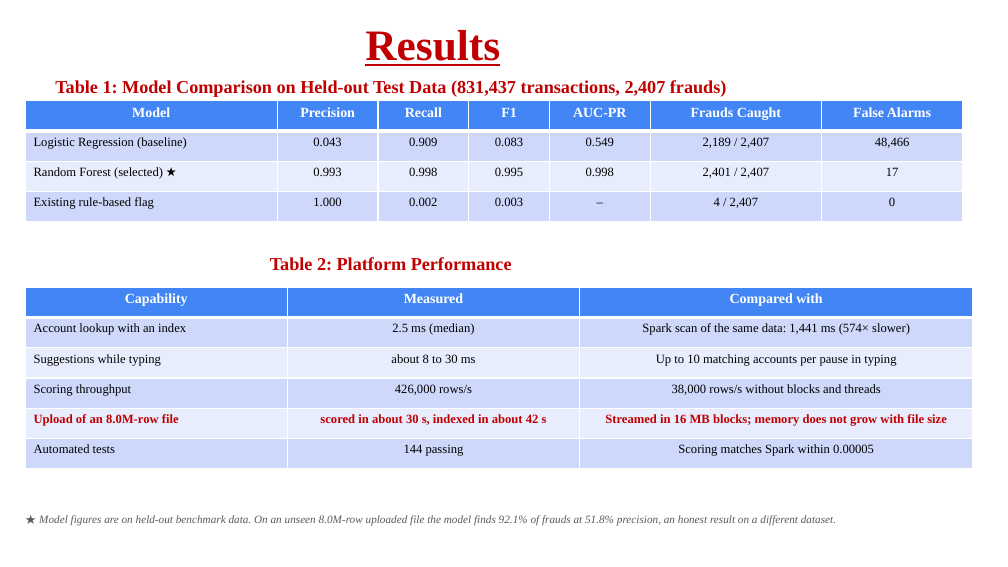
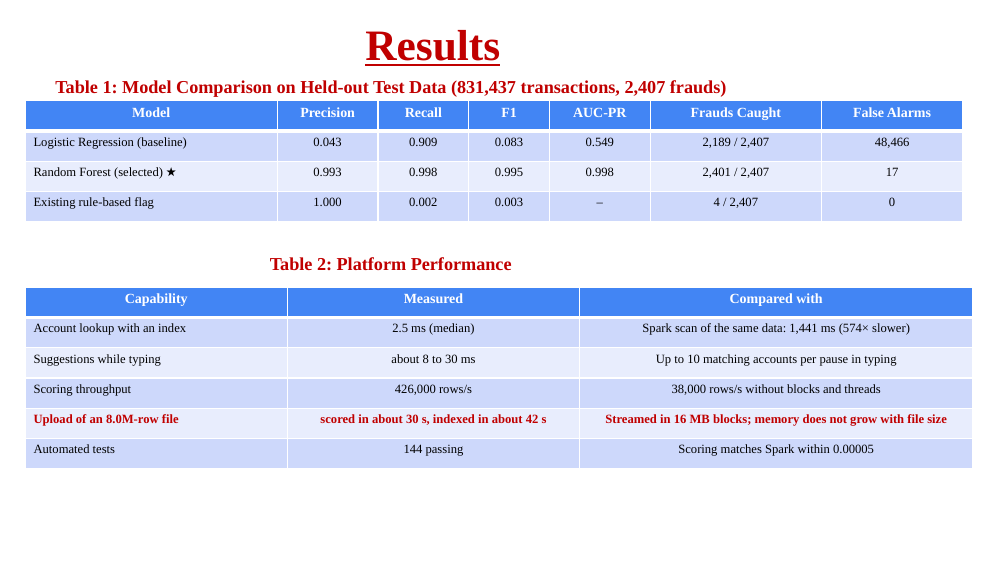
Before and after one commit to JayQuery-007/bank_transaction_analysis, a slide deck: slide 7 of docs/Mini_Project_Presentation.pptx (slide 9 before the commit). Drawn at 1008x567 pixels with LibreOffice and Linux fonts; fonts in the diff are those of the drawing; background and template pictures are left out. Boxes give left, top, right and bottom in pixels: in the first picture for what was removed or moved away, otherwise in the second. Text is boxed around its words. In the diff, an @@ line names an element or a change of style, - is before the commit and + after.

```diff
--- a/docs/Mini_Project_Presentation.pptx
+++ b/docs/Mini_Project_Presentation.pptx
@@ table: place and size @@
-table at <box>25,287,973,567</box>
+table at <box>25,287,973,469</box>
@@ text removed at <box>39,515,836,526</box> @@
-★ Model figures are on held-out benchmark data. On an unseen 8.0M-row uploaded file the model finds 92.1% of frauds at 51.8% precision, an honest result on a different dataset.
```
Also in this commit, not shown: 1 other slide changed, 2 slides removed, 4 other files.
